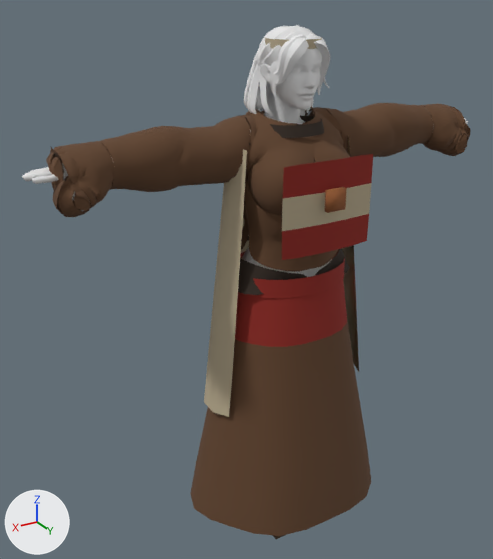
The glTF model campaigns/01_pachacutec/assets/models/pch_npc_madre_q.glb, before and after one commit.
Both versions are drawn from a camera (50 mm lens) standing at (1.24, 1.791, 1.885) and looking at (0.109, -0.094, 0.943). The lights are fixed; the arrows at lower left show +X, +Y and +Z. The picture after the commit comes second. Where no turn or scale is listed for an object, it has been applied to the vertices. Vertices at exactly the same position are counted once.

In view in the first picture: 'Body', 'Clothes', 'Hair' and 2 more.
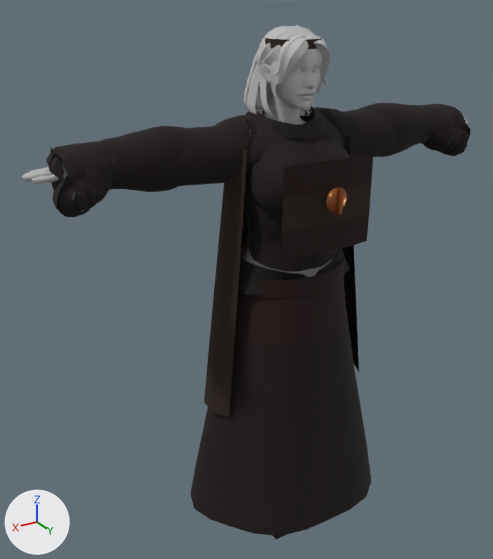
The change, as a diff of the scene's bpy script:
```diff
--- a/campaigns/01_pachacutec/assets/models/pch_npc_madre_q.glb.py
+++ b/campaigns/01_pachacutec/assets/models/pch_npc_madre_q.glb.py
@@ img_pch_textile @@
+img_pch_textile = load_image('pch_textile', '_unpacked/pch_textile', 768, 1024, 'sRGB')
@@ mat_pch_cloth @@
 n0 = _N.new('ShaderNodeBsdfPrincipled'); n0.name = 'Principled BSDF'
-n0.inputs[2].default_value = 0.92  # 'Roughness'
+n0.inputs[2].default_value = 0.9  # 'Roughness'
 n1 = _N.new('ShaderNodeOutputMaterial'); n1.name = 'Material Output'
@@ mat_pch_cloth @@
 n2 = _N.new('ShaderNodeMix'); n2.name = 'Mix'
 n2.inputs[0].default_value = 1.0  # 'Factor'
-n2.inputs[7].default_value = (0.8, 0.8, 0.8, 1.0)  # 'B', white #e7e7e7
 n3 = _N.new('ShaderNodeVertexColor'); n3.name = 'Color Attribute'
+n4 = _N.new('ShaderNodeTexImage'); n4.name = 'Image Texture'
+n4.image = img_pch_textile
 _L.new(n0.outputs[0], n1.inputs[0])  # 'BSDF' to 'Surface'
 _L.new(n2.outputs[2], n0.inputs[0])  # 'Result' to 'Base Color'
-_L.new(n3.outputs[0], n2.inputs[6])  # 'Color' to 'A'
+_L.new(n3.outputs[0], n2.inputs[7])  # 'Color' to 'B'
+_L.new(n4.outputs[0], n2.inputs[6])  # 'Color' to 'A'
@@ mat_pch_hair_dark_f @@
 mat_pch_hair_dark_f = principled_material('pch.hair_dark_f')
-mat_pch_hair_dark_f.base_color = (0.8, 0.8, 0.8)  # white #e7e7e7
+mat_pch_hair_dark_f.base_color = (0.5, 0.5, 0.5)  # grey #bcbcbc
 mat_pch_hair_dark_f.roughness = 0.823
@@ mat_pch_tupu @@
+mat_pch_tupu = principled_material('pch_tupu')
+mat_pch_tupu.base_color = (0.393, 0.133, 0.0397)  # brown #a86638
+mat_pch_tupu.metallic = 0.85
+mat_pch_tupu.roughness = 0.28
@@ me_clothes @@
 # used by ob_clothes; location = (0.0, 0.0, 0.0)
-me_clothes.from_pydata(...)  # 3523 vertices, 5828 faces; spans x -0.77..0.77, y -0.3..0.3, z 0.01..1.74
+me_clothes.from_pydata(...)  # 3522 vertices, 5820 faces; spans x -0.77..0.77, y -0.3..0.3, z 0.01..1.74
+# me_clothes part 1: the loose piece of 8 vertices spanning x -0.03..0.03, y 0.23..0.25, z 1.27..1.33 is deleted
+# me_clothes part 2: 3 vertices moved from x -0.09..0.02, y -0.14..0.0, z 1.51..1.52 to x -0.09..0.01, y -0.14..0.0, z 1.51..1.52; 38 vertices removed from x -0.1..0.1, y -0.14..0.05, z 1.49..1.54; 45 vertices added at x -0.1..0.1, y -0.14..0.03, z 1.5..1.56
+# other edits to the shape of me_clothes do not show in these pictures
 me_clothes.materials.append(mat_pch_cloth)
@@ me_cube @@
+me_cube.from_pydata(...)  # a box spanning x -0.005..0.005, y 0.249..0.267, z 1.2625..1.3375
+me_cube.materials.append(mat_pch_tupu)  # brown #a86638
@@ me_sphere_014 @@
+me_sphere_014.from_pydata(...)  # a UV sphere (16 segments, 6 rings, poles along z) spanning x -0.04..0.04, y 0.233..0.257, z 1.26..1.34
+me_sphere_014.materials.append(mat_pch_tupu)  # brown #a86638
@@ ob_tupupin @@
+ob_tupupin = bpy.data.objects.new('TupuPin', me_cube)
+ob_tupupin.location = (0.0, 0.0, 0.0)
@@ ob_tupudisc @@
+ob_tupudisc = bpy.data.objects.new('TupuDisc', me_sphere_014)
+ob_tupudisc.location = (0.0, 0.0, 0.0)
```

What differs and where, as boxes (x1, y1, x2, y2) in the pictures (493 x 559 px; the box of a moved part takes in the faces that stretch with it):
'Clothes', surface changed (brown to black)
    both: (46, 37, 470, 539)
'Hair', recoloured (white to grey)
    both: (244, 25, 330, 119)
'TupuDisc', added
    after: (326, 187, 347, 213)
'TupuPin', added
    after: (335, 188, 343, 214)
part 1 of me_clothes, deleted (brown)
    before: (325, 187, 347, 213)
part 2 of me_clothes, moved or reshaped (mostly hidden afterwards)
    before: (255, 107, 319, 125)
    after: (247, 100, 318, 116)
